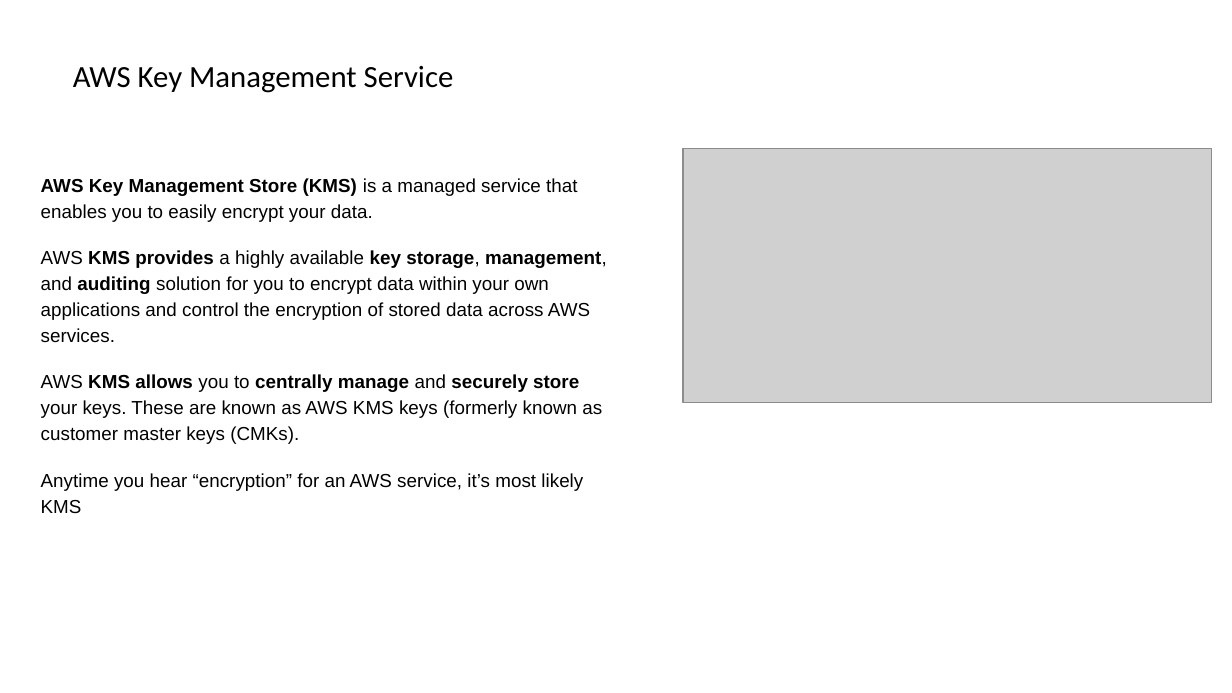
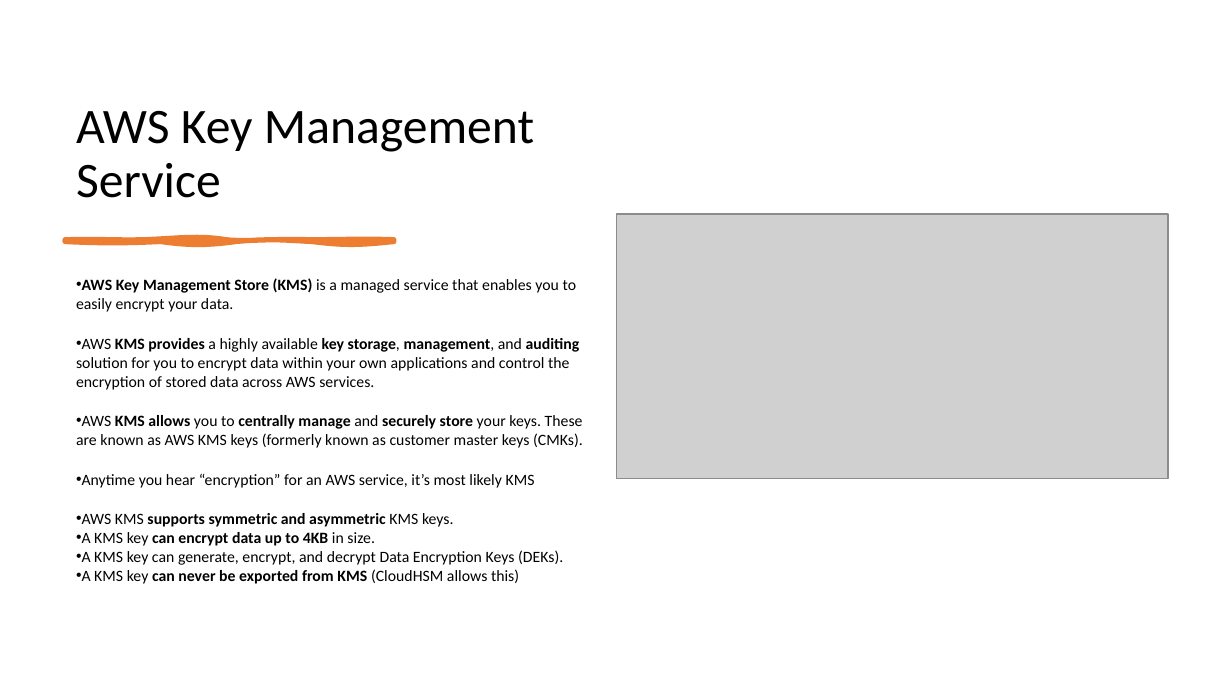
Before and after one commit to IlyaChakun/aws-iba-courses, a slide deck: slide 2 of lecture-materials/Security/KMS/kms.pptx. Drawn at 1232x693 pixels with LibreOffice and Linux fonts; fonts in the diff are those of the drawing; grey boxes stand for pictures. Boxes give left, top, right and bottom in pixels: in the first picture for what was removed or moved away, otherwise in the second. Text is boxed around its words. In the diff, an @@ line names an element or a change of style, - is before the commit and + after.

```diff
--- a/lecture-materials/Security/KMS/kms.pptx
+++ b/lecture-materials/Security/KMS/kms.pptx
@@ title "AWS Key Management Service": place and size @@
-title "AWS Key Management Service" at <box>73,66,454,93</box>
+title "AWS Key Management Service" at <box>76,110,534,198</box>
@@ title "AWS Key Management Service" at <box>76,110,534,198</box>: size 18 to 29 pt; vertical alignment middle to bottom @@
@@ picture: place and size @@
-picture at <box>683,149,1211,403</box>
+picture at <box>616,214,1168,479</box>
@@ text "AWS Key Management Store (KMS) ...": place and size @@
-text "AWS Key Management Store (KMS) ..." at <box>41,178,607,514</box>
+text "AWS Key Management Store (KMS) ..." at <box>76,278,583,584</box>
@@ freeform shape added at <box>65,240,394,241</box>, fill #ED7D31, outline #ED7D31 3 pt @@
@@ text at <box>76,278,583,488</box>: size 11 to 9.2 pt, font Arial to Calibri in "AWS Key Management Store (KMS) is a ...", "AWS KMS provides a highly available key ...", "AWS KMS allows you to centrally manage ...", "Anytime you hear “encryption” for an AWS ..."; bullet none to •; line spacing 1.15 to 1 @@
@@ text at <box>82,513,563,584</box>: paragraphs added @@
+• AWS KMS supports symmetric and asymmetric KMS keys.
+• A KMS key can encrypt data up to 4KB in size.
+• A KMS key can generate, encrypt, and decrypt Data Encryption Keys (DEKs).
+• A KMS key can never be exported from KMS (CloudHSM allows this)
```
Also in this commit, not shown: 40 other slides changed, 1 slide added, 3 slides removed, 19 other files.
